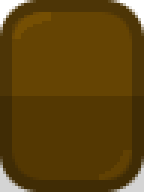
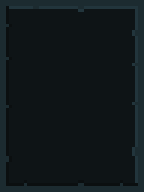
Layers edited between the first and the second (144, 192) image:
removed layer "second #2" (was overlay, 16%) over [12,12,132,180]
removed layer "second #1" (was overlay, 17%) over [0,96,144,192]
painted on "second" over [0,0,144,192]
